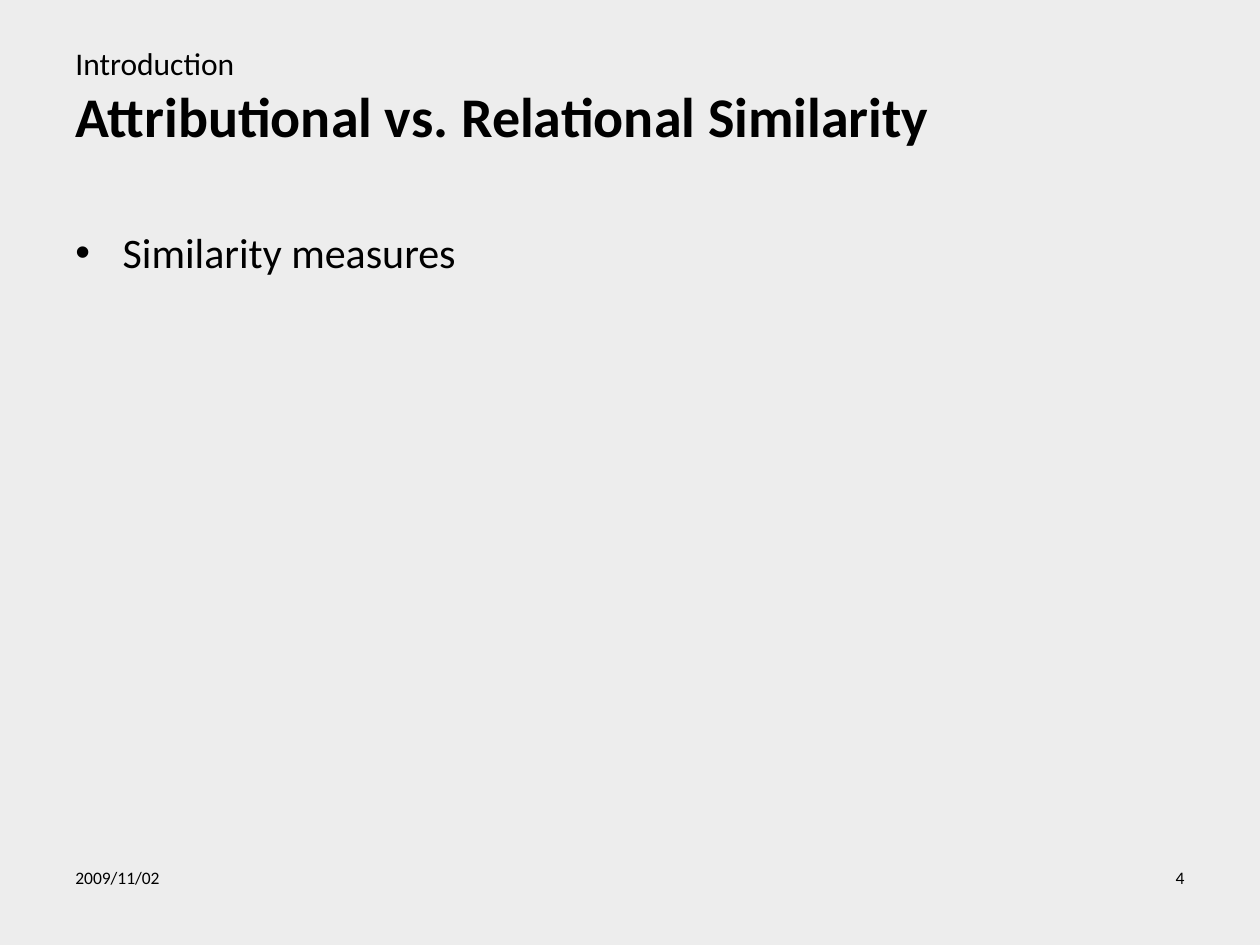
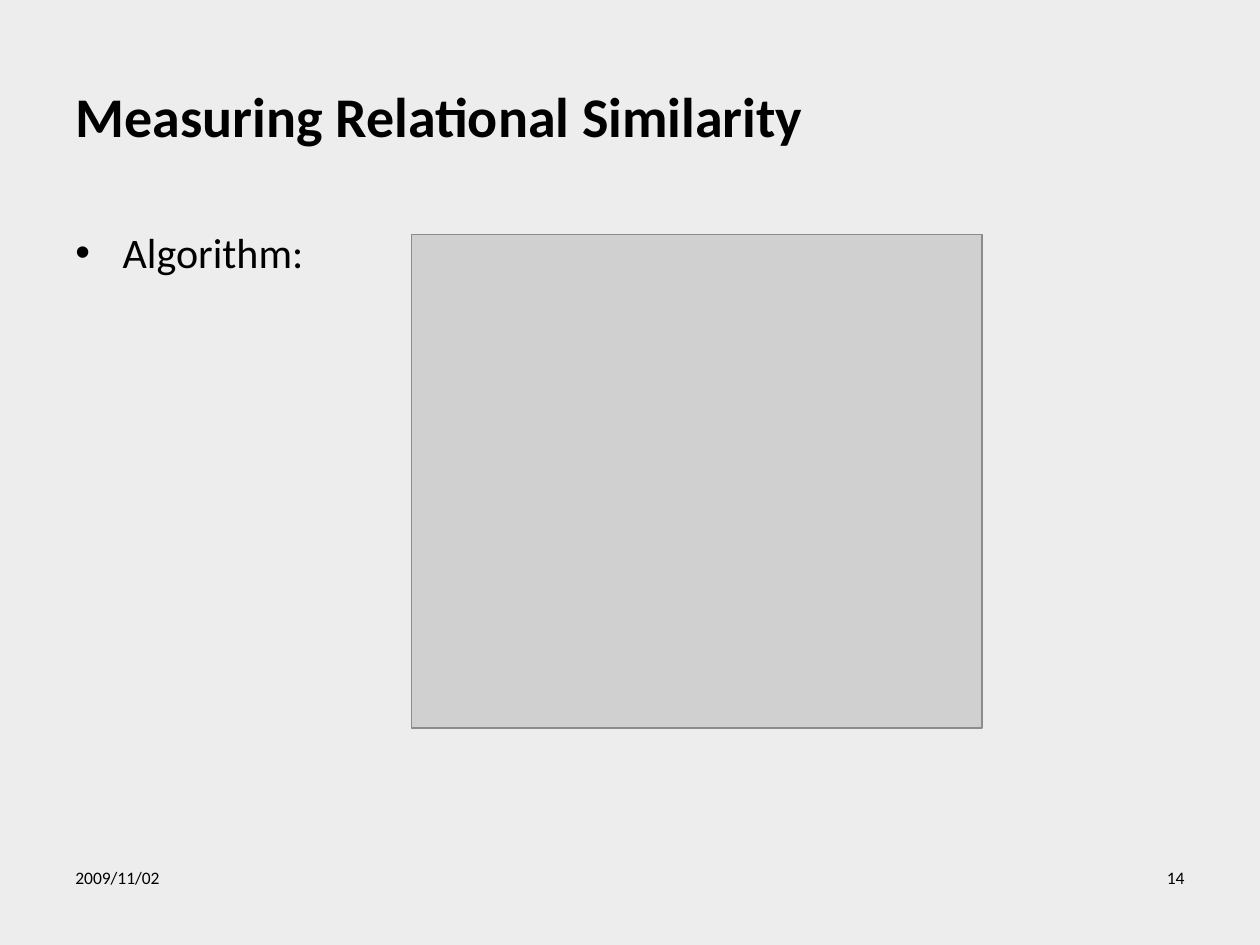
Before and after one commit to henriquekano/horie-dev, a slide deck: slide 14 of 2009.2 ウェブ工学/Relational Similarity.ppt (slide 4 before the commit). Drawn at 1260x945 pixels with LibreOffice and Linux fonts; fonts in the diff are those of the drawing; grey boxes stand for pictures; background and template pictures are left out. Boxes give left, top, right and bottom in pixels: in the first picture for what was removed or moved away, otherwise in the second. Text is boxed around its words. In the diff, an @@ line names an element or a change of style, - is before the commit and + after.

```diff
--- a/2009.2 ウェブ工学/Relational Similarity.ppt
+++ b/2009.2 ウェブ工学/Relational Similarity.ppt
@@ title at <box>75,97,802,147</box>: text changed @@
-Introduction
-Attributional vs. Relational Similarity
+Measuring Relational Similarity
@@ text at <box>123,238,304,276</box>: text changed @@
-• Similarity measures
+• Algorithm:
@@ picture added at <box>412,234,983,728</box> @@
@@ page number at <box>1167,872,1185,884</box>: text changed @@
-4
+14
```
Also in this commit, not shown: 3 other slides changed, 18 slides added.
